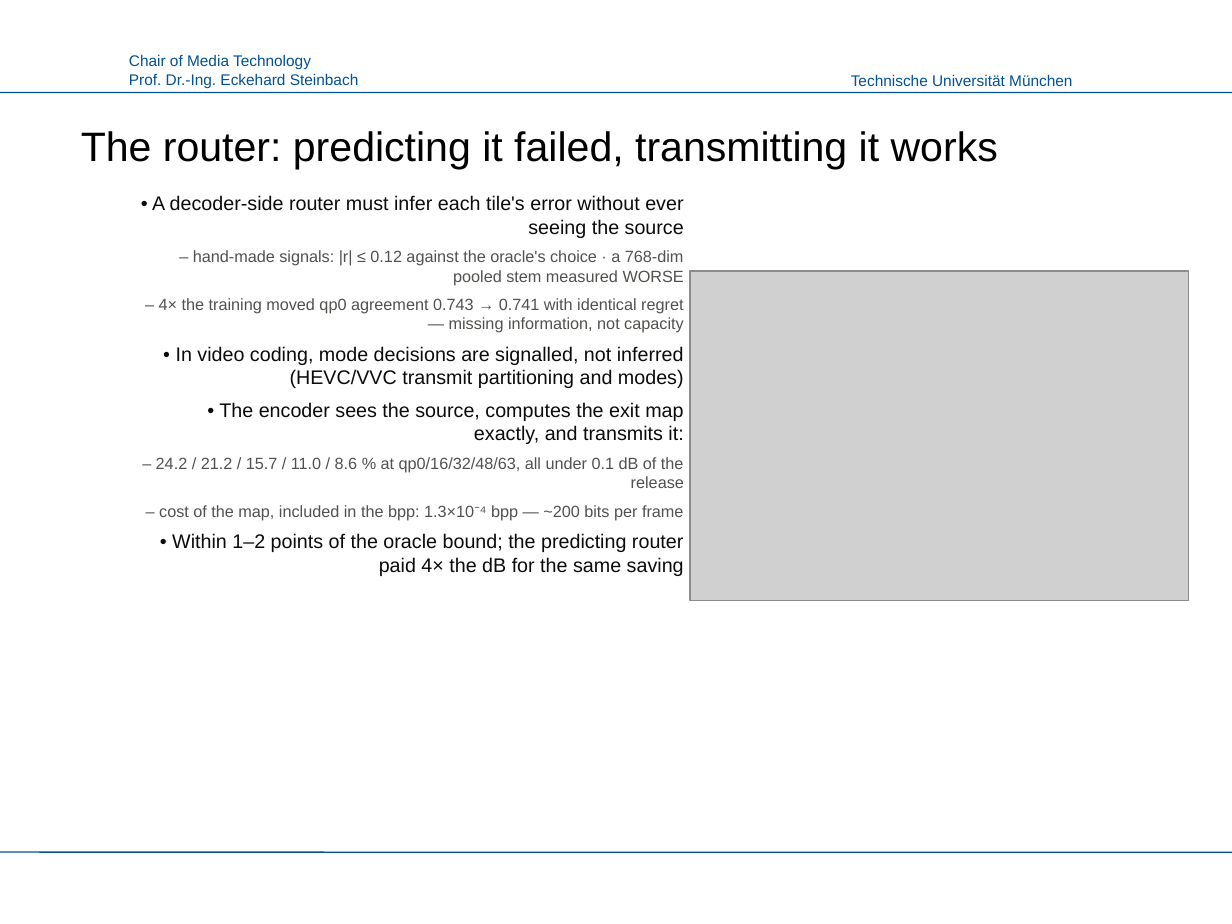
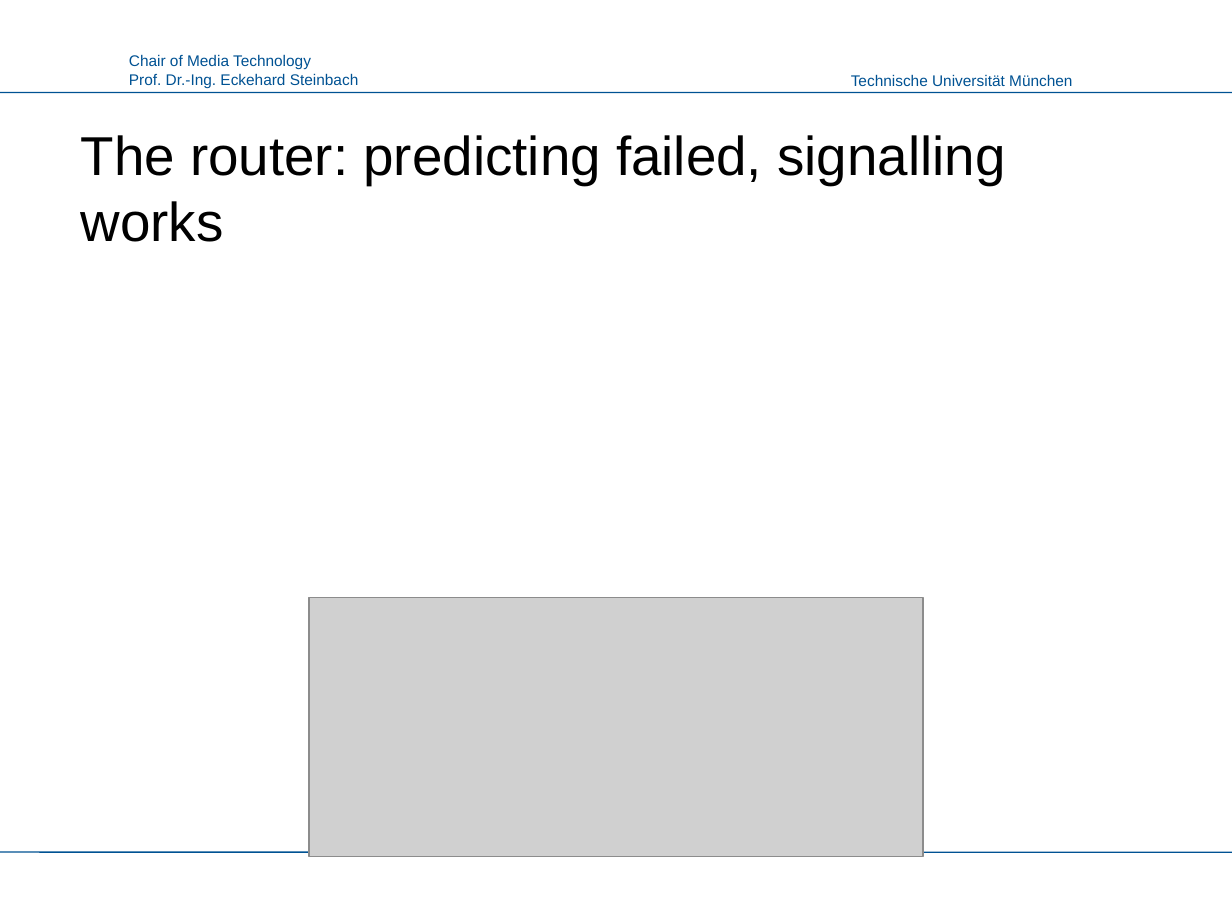
Before and after one commit to canerim/FLEX-FLOP, a slide deck: slide 11 of paper/FLEX-UF_LMT.pptx. Drawn at 1232x924 pixels with LibreOffice and Linux fonts; fonts in the diff are those of the drawing; grey boxes stand for pictures; background and template pictures are left out. Boxes give left, top, right and bottom in pixels: in the first picture for what was removed or moved away, otherwise in the second. Text is boxed around its words. In the diff, an @@ line names an element or a change of style, - is before the commit and + after.

```diff
--- a/paper/FLEX-UF_LMT.pptx
+++ b/paper/FLEX-UF_LMT.pptx
@@ title at (x1=81, y1=135, x2=1005, y2=242): text changed; size 24 to 32 pt @@
-The router: predicting it failed, transmitting it works
+The router: predicting failed, signalling works
@@ text removed at (x1=152, y1=195, x2=684, y2=576) @@
-• A decoder-side router must infer each tile's error without ever seeing the source
-  – hand-made signals: |r| ≤ 0.12 against the oracle's choice · a 768-dim pooled stem measured WORSE
-  – 4× the training moved qp0 agreement 0.743 → 0.741 with identical regret — missing information, not capacity
-• In video coding, mode decisions are signalled, not inferred (HEVC/VVC transmit partitioning and modes)
-• The encoder sees the source, computes the exit map exactly, and transmits it:
-  – 24.2 / 21.2 / 15.7 / 11.0 / 8.6 % at qp0/16/32/48/63, all under 0.1 dB of the release
-  – cost of the map, included in the bpp: 1.3×10⁻⁴ bpp — ~200 bits per frame
-• Within 1–2 points of the oracle bound; the predicting router paid 4× the dB for the same saving
@@ picture removed at (x1=690, y1=271, x2=1189, y2=600) @@
@@ picture added at (x1=309, y1=598, x2=924, y2=856) @@
```
Also in this commit, not shown: 3 other slides changed, 8 slides added, 8 slides removed, 10 other files.
